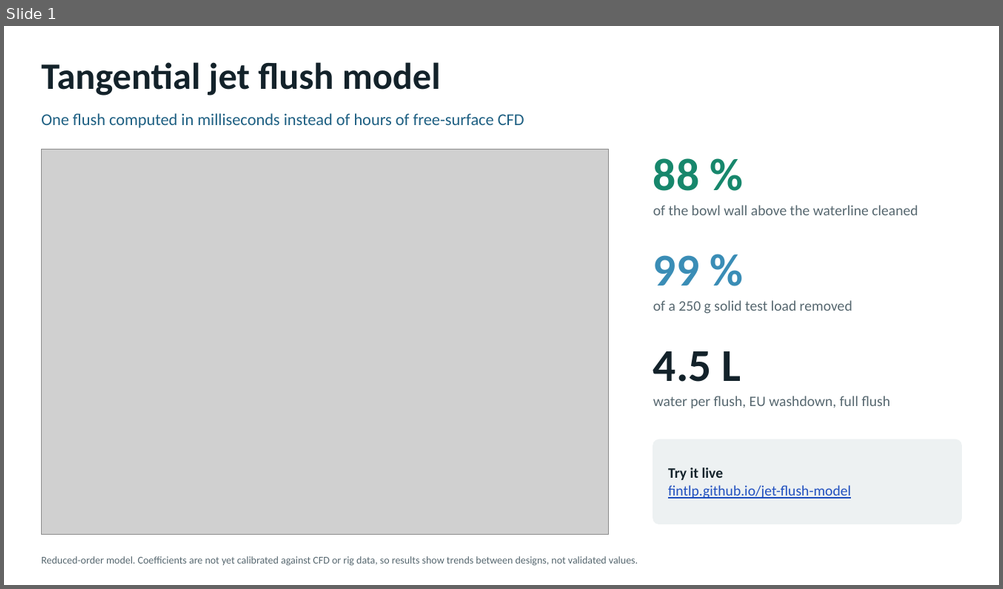
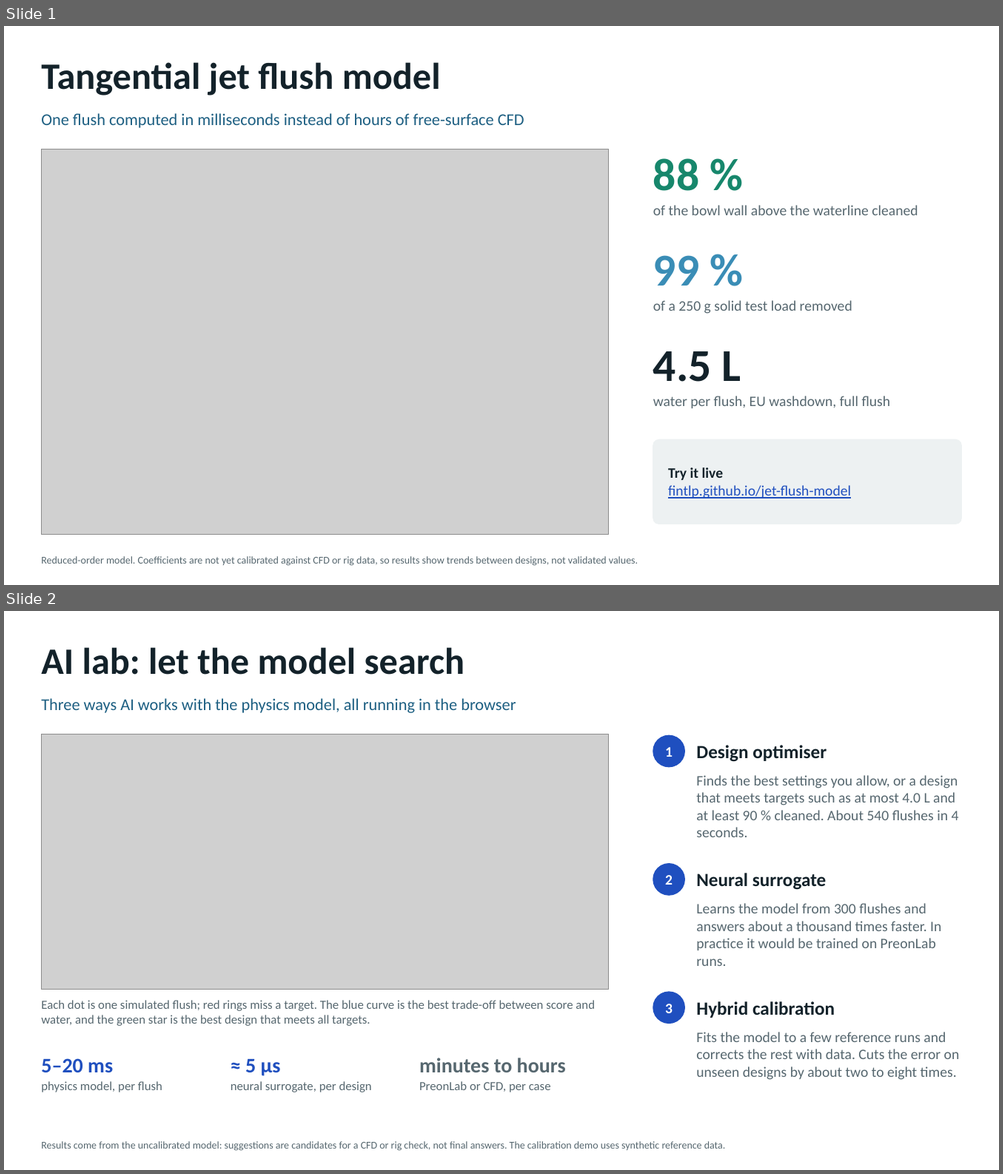
Before and after one commit to fintlp/jet-flush-model, a slide deck: slides/jet-flush-model.pptx. Shown one above the other, each under a label of ours: slide 1 before the commit, slides 1 and 2 after it. The pictures are 1003x589 and 1003x1174 pixels, drawn with LibreOffice and Linux fonts; fonts in the diff are those of the drawing; grey boxes stand for pictures. Boxes give left, top, right and bottom in pixels: in the first picture for what was removed or moved away, otherwise in the second. Text is boxed around its words. In the diff, an @@ line names an element or a change of style, - is before the commit and + after.

```diff
--- a/slides/jet-flush-model.pptx
+++ b/slides/jet-flush-model.pptx
@@ slide 2 added at [4, 611, 999, 1170], background #FFFFFF @@
@@ title added at [41, 647, 465, 675], 36 pt, text #13222A, bold @@
+AI lab: let the model search
@@ text added at [41, 698, 515, 713], 16 pt, text #1D5F82 @@
+Three ways AI works with the physics model, all running in the browser
@@ picture added at [41, 734, 609, 989] @@
@@ ellipse added at [653, 735, 685, 767], fill #1F4FBF, outline #1F4FBF 1 pt @@
@@ text added at [665, 747, 672, 757], 14 pt, text #FFFFFF, bold @@
+1
@@ text added at [696, 745, 826, 762], 18 pt, text #13222A, bold @@
+Design optimiser
@@ text added at [696, 775, 959, 837], 14 pt, text #56676F @@
+Finds the best settings you allow, or a design that meets targets such as at most 4.0 L and at least 90 % cleaned. About 540 flushes in 4 seconds.
@@ ellipse added at [653, 864, 685, 895], fill #1F4FBF, outline #1F4FBF 1 pt @@
@@ text added at [665, 875, 672, 885], 14 pt, text #FFFFFF, bold @@
+2
@@ text added at [696, 873, 825, 890], 18 pt, text #13222A, bold @@
+Neural surrogate
@@ text added at [696, 903, 941, 966], 14 pt, text #56676F @@
+Learns the model from 300 flushes and answers about a thousand times faster. In practice it would be trained on PreonLab runs.
@@ text added at [41, 1000, 595, 1026], 12 pt, text #56676F @@
+Each dot is one simulated flush; red rings miss a target. The blue curve is the best trade-off between score and water, and the green star is the best design that meets all targets.
@@ ellipse added at [653, 992, 685, 1024], fill #1F4FBF, outline #1F4FBF 1 pt @@
@@ text added at [665, 1004, 672, 1014], 14 pt, text #FFFFFF, bold @@
+3
@@ text added at [696, 1002, 834, 1018], 18 pt, text #13222A, bold @@
+Hybrid calibration
@@ text added at [696, 1032, 959, 1080], 14 pt, text #56676F @@
+Fits the model to a few reference runs and corrects the rest with data. Cuts the error on unseen designs by about two to eight times.
@@ text added at [41, 1059, 113, 1073], 20 pt, text #1F4FBF, bold @@
+5–20 ms
@@ text added at [245, 1059, 281, 1076], 20 pt, text #1F4FBF, bold @@
+≈ 5 µs
@@ text added at [419, 1058, 566, 1073], 20 pt, text #56676F, bold @@
+minutes to hours
@@ text added at [41, 1082, 162, 1093], 12 pt, text #56676F @@
+physics model, per flush
@@ text added at [230, 1082, 372, 1093], 12 pt, text #56676F @@
+neural surrogate, per design
@@ text added at [419, 1082, 551, 1093], 12 pt, text #56676F @@
+PreonLab or CFD, per case
@@ text added at [41, 1142, 726, 1151], 10 pt, text #56676F @@
+Results come from the uncalibrated model: suggestions are candidates for a CFD or rig check, not final answers. The calibration demo uses synthetic reference data.
```
Also in this commit, not shown: 1 other slide added, 13 other files.
